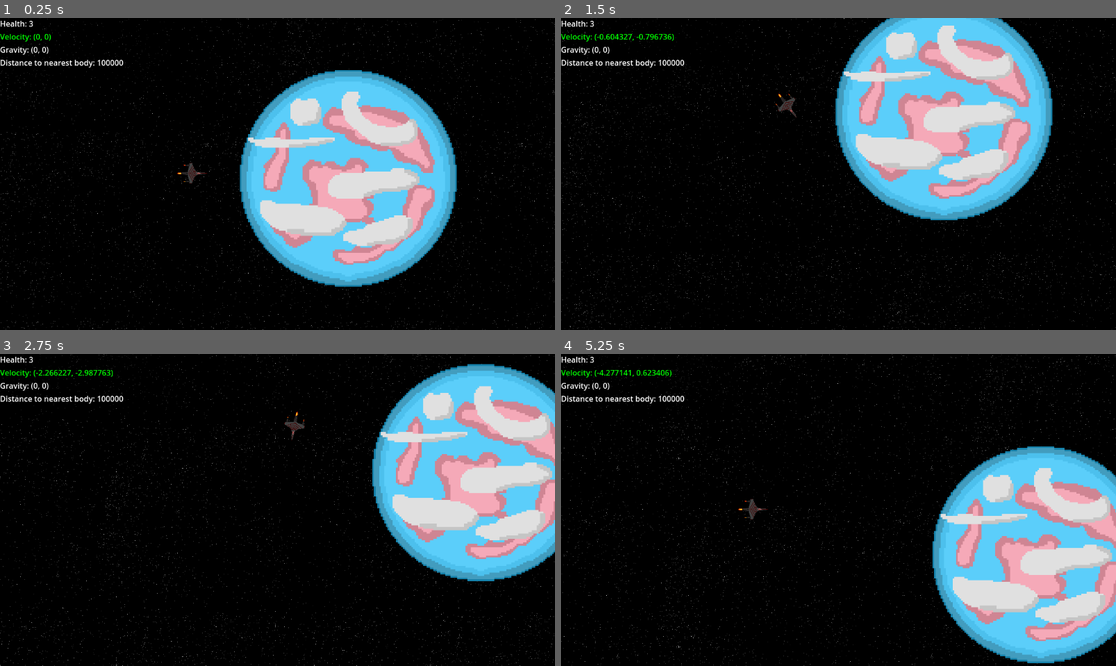
Above: before the commit, frames 1-4 (two rows, left to right).
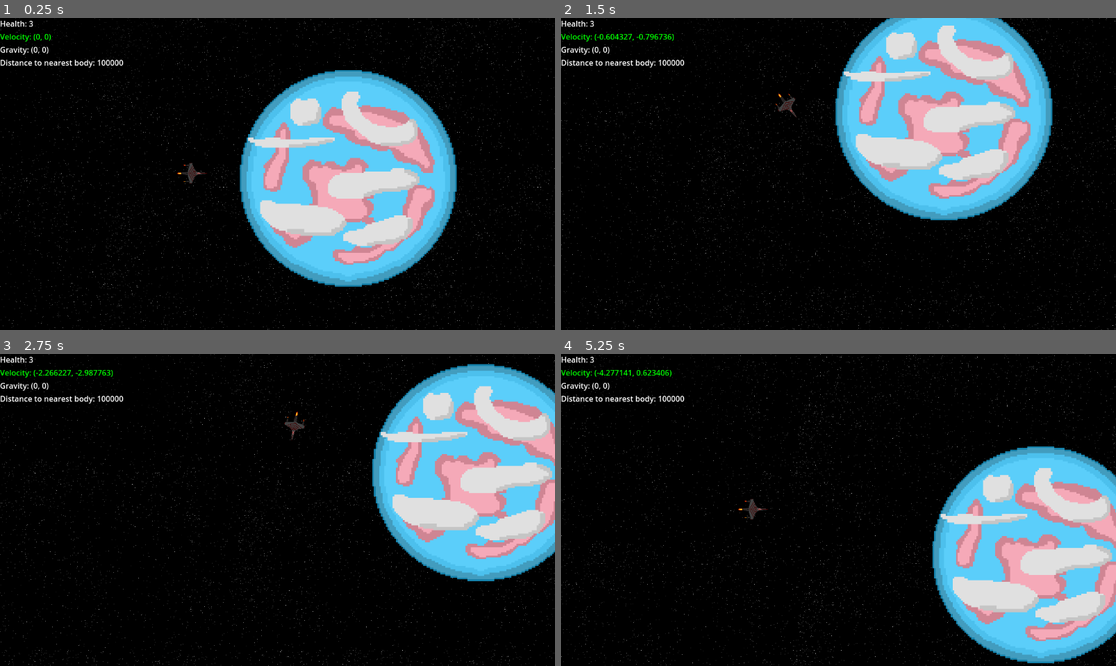
Above: after the commit, the same moments.

Repository: Lambda-Nabla/orbit-newton
Game: Godot game, scene res://scenes/player.tscn
The game is run twice, just before and just after one commit, with the same random seed, the same clock (stepped at 60 frames per second) and the same inputs.
Inputs (mouse positions are in pixels of both pictures, inside the frame that each line leads up to):
- Up to frame 1 (0.25 s): no input
- Up to frame 2 (1.5 s): tap Enter at 0.5 s; move the mouse to (960, 158) at 0.52 s; hold D (right) 0.53-1.28 s; click (960, 158) at 0.67 s; move the mouse to (727, 189) at 1.27 s; hold S (down) from 1.28 s (still down)
- Up to frame 3 (2.75 s): move the mouse to (333, 441) at 2.02 s; release S (down) at 2.03 s; hold D (right) from 2.03 s (still down)
- Up to frame 4 (5.25 s): move the mouse to (810, 572) at 2.77 s; release D (right) at 2.78 s; hold W (up) 2.78-3.53 s; click (810, 572) at 2.92 s; move the mouse to (1005, 556) at 3.52 s; hold A (left) 3.53-5.03 s; move the mouse to (672, 463) at 4.27 s; move the mouse to (866, 510) at 5.02 s; hold S (down) from 5.03 s (still down); click (866, 510) at 5.17 s

The runs differ from the first frame. In frame 1, 2.0% of the frame differs, in the area x 0-100%, y 0-100%; in frame 2, 2.0%; in frame 3, 2.0%; in frame 4, 2.1%.

Commit message:
clean up player scene, add danger collision

Diff:
--- a/scenes/player.tscn
+++ b/scenes/player.tscn
@@ -18,6 +18,7 @@
 
 [node name="Planet" type="RigidBody2D" parent="."]
 position = Vector2(161, 1)
+collision_layer = 2
 mass = 1000.0
 gravity_scale = 0.0
 max_contacts_reported = 1
@@ -34,6 +35,7 @@
 
 [node name="Planet2" type="RigidBody2D" parent="."]
 position = Vector2(-2458, -1796)
+collision_layer = 2
 mass = 2000.0
 gravity_scale = 0.0
 
@@ -72,7 +74,7 @@
 [node name="Back" type="Sprite2D" parent="."]
 z_index = -2
 texture_repeat = 2
-position = Vector2(137, -14)
+position = Vector2(765, 150)
 texture = ExtResource("6_75mr0")
 region_enabled = true
 region_rect = Rect2(2, 2, 30000, 20000)
--- a/scripts/player.gd
+++ b/scripts/player.gd
@@ -68,7 +68,11 @@
 
 	var collision = move_and_collide(velocity)
 
-	if(get_colliding_bodies()):
+	var body = get_colliding_bodies()
+	if(body):
+		for b in body:
+			if b.collision_layer == 2:
+				hurtPlayer(3)
 		checkDamage()
 		if velocity.length() > 0:
 			minigameServer.serve_minigame()
